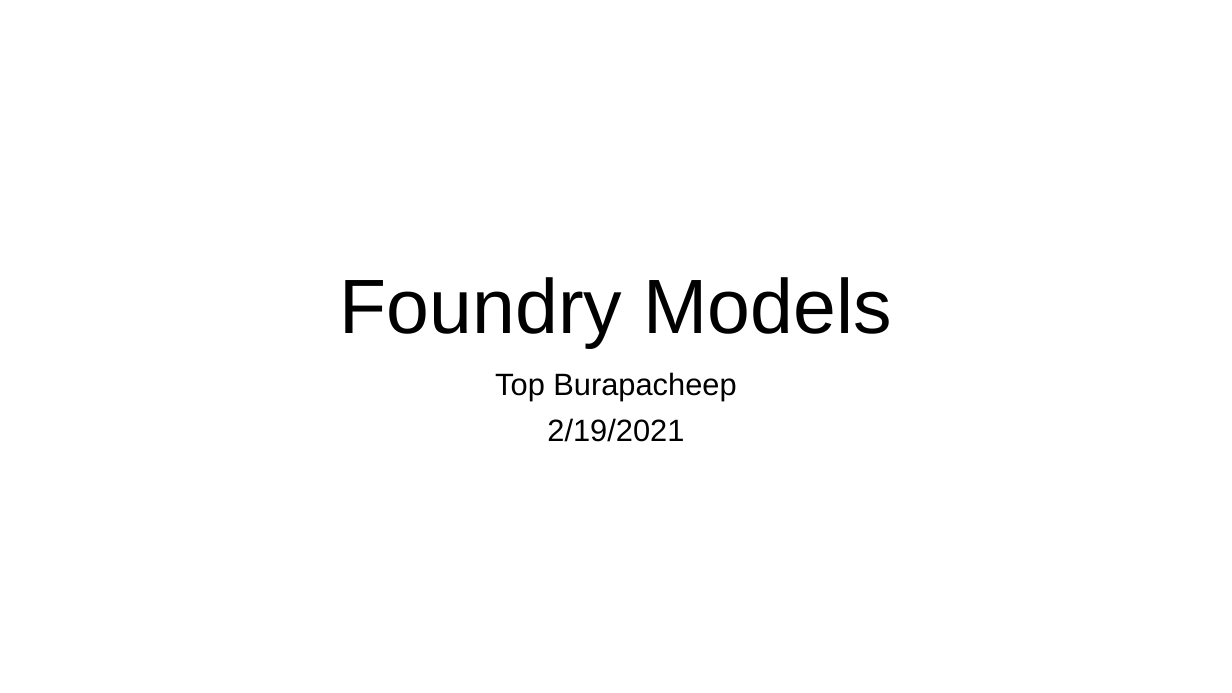
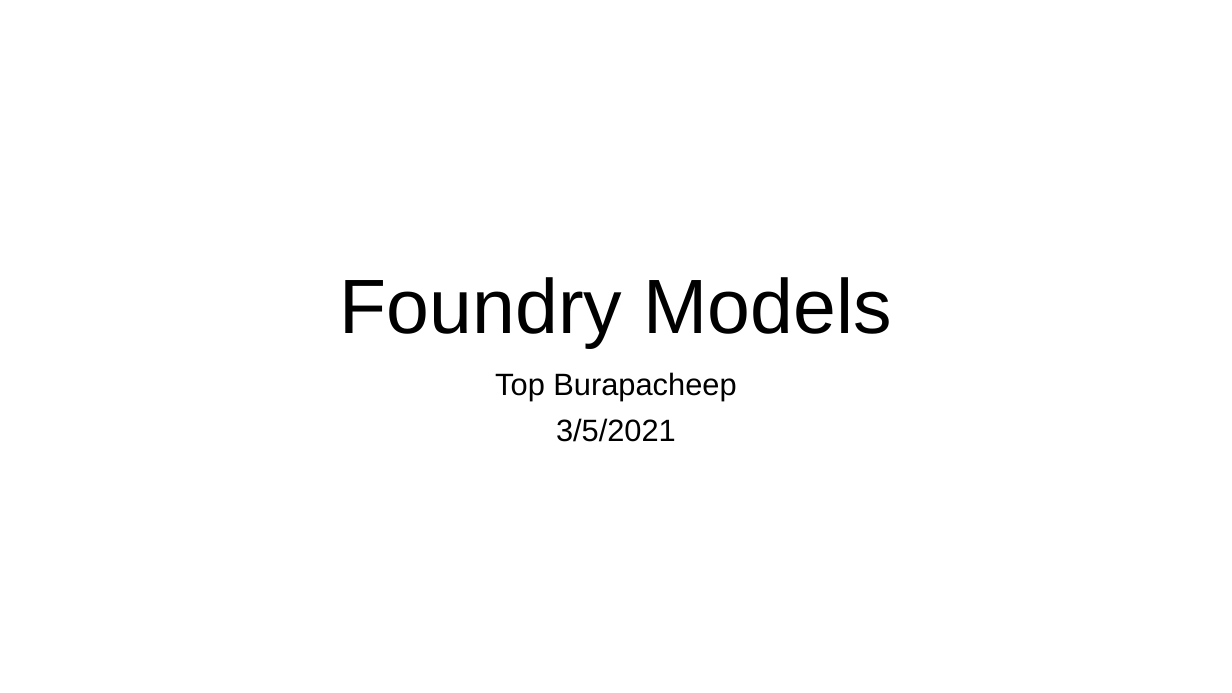
Before and after one commit to Top34051/foundry-model, a slide deck: slide 1 of slides/2021_03_05_Burapacheep.pptx. Drawn at 1232x693 pixels with LibreOffice and Linux fonts; fonts in the diff are those of the drawing. Boxes give left, top, right and bottom in pixels: in the first picture for what was removed or moved away, otherwise in the second. Text is boxed around its words. In the diff, an @@ line names an element or a change of style, - is before the commit and + after.

```diff
--- a/slides/2021_03_05_Burapacheep.pptx
+++ b/slides/2021_03_05_Burapacheep.pptx
@@ subtitle at (556, 418, 676, 442): text changed @@
-2/19/2021
+3/5/2021
```
Also in this commit, not shown: 1 other slide changed, 5 slides added, 7 slides removed, 4 other files.
